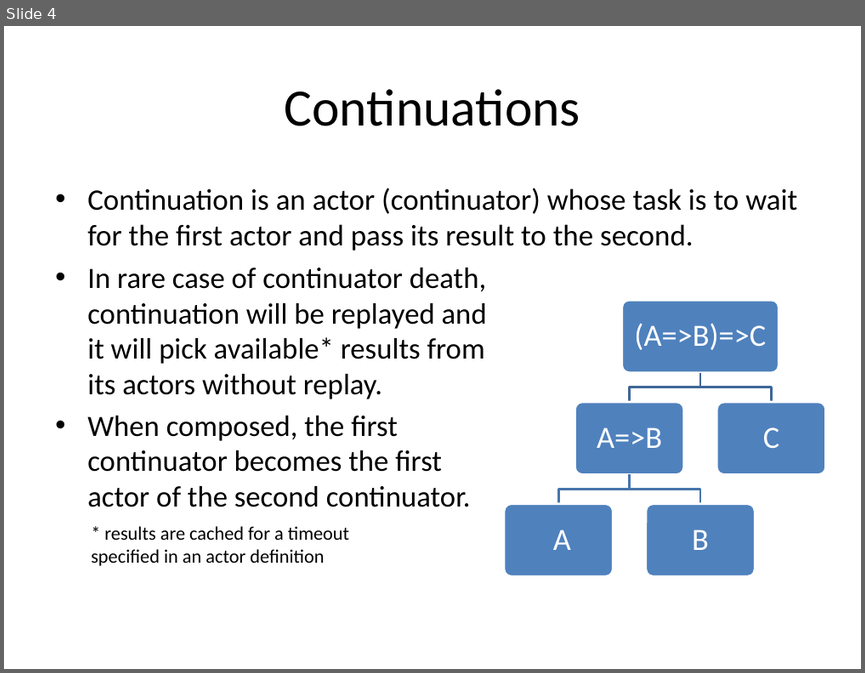
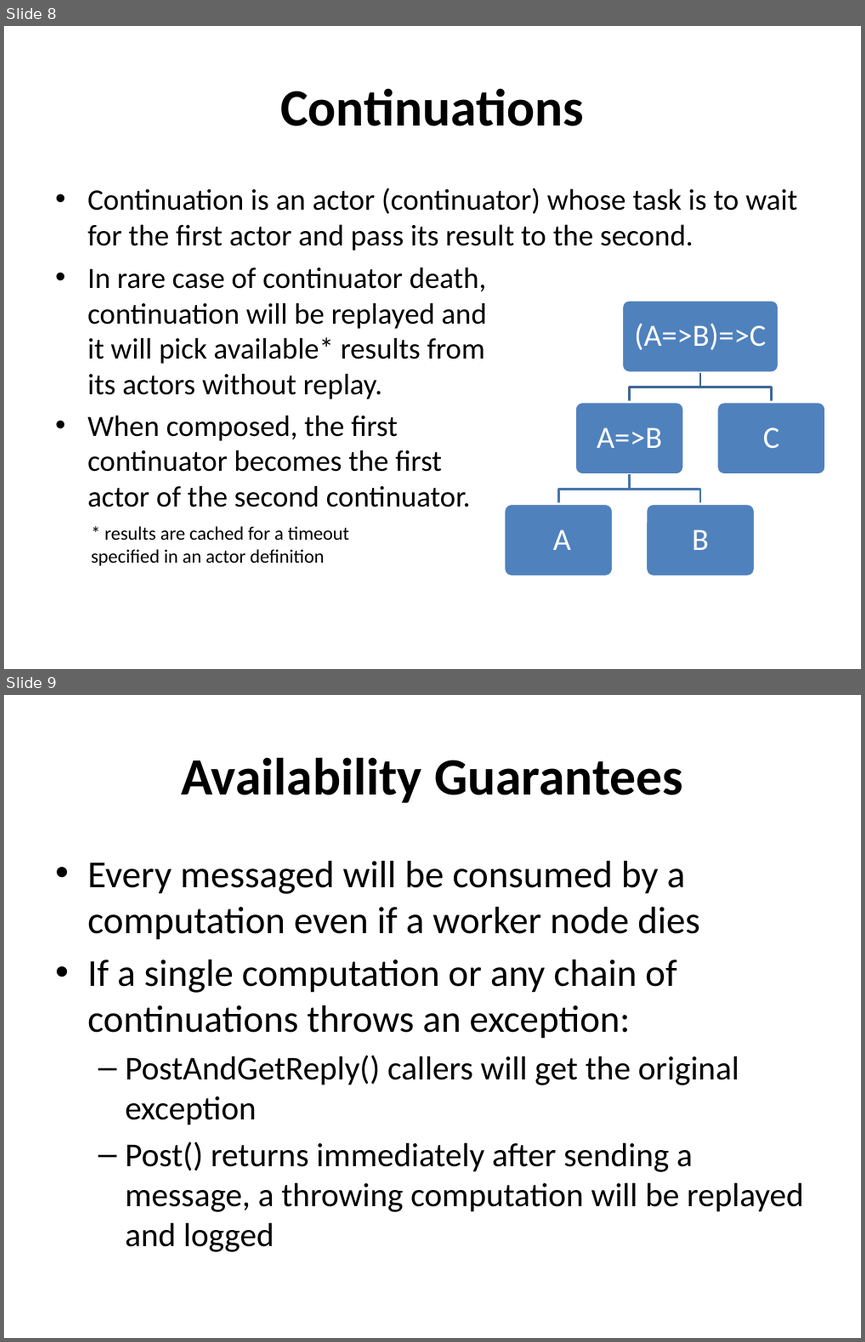
Before and after one commit to buybackoff/Ractor, a slide deck: docs/files/Fredis.pptx. Shown one above the other, each under a label of ours: slide 4 before the commit, slides 8 and 9 after it. The pictures are 865x673 and 865x1342 pixels, drawn with LibreOffice and Linux fonts; fonts in the diff are those of the drawing. Boxes give left, top, right and bottom in pixels: in the first picture for what was removed or moved away, otherwise in the second. Text is boxed around its words. In the diff, an @@ line names an element or a change of style, - is before the commit and + after.

```diff
--- a/docs/files/Fredis.pptx
+++ b/docs/files/Fredis.pptx
@@ slide 9 added at (4, 695, 861, 1338), background #FFFFFF @@
@@ title added at (181, 757, 683, 803), 44 pt, text #000000, bold @@
+Availability Guarantees
@@ text added at (87, 861, 803, 1252), 28 pt, text #000000 @@
+• Every messaged will be consumed by a computation even if a worker node dies
+• If a single computation or any chain of continuations throws an exception:
+  – PostAndGetReply() callers will get the original exception
+  – Post() returns immediately after sending a message, a throwing computation will be replayed and logged
@@ what was slide 4 is now slide 8 @@
@@ slide 8 changed as well @@
@@ title "Continuations" at (280, 88, 584, 126): bold on @@
```
Also in this commit, not shown: 4 other slides changed, 7 other slides added, 13 other files.
